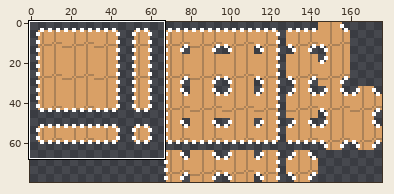
Two versions of one sprite sheet, resources/parchet.png. Above, an overview of the earlier version with the close-up marked.
Close-up. Earlier state:
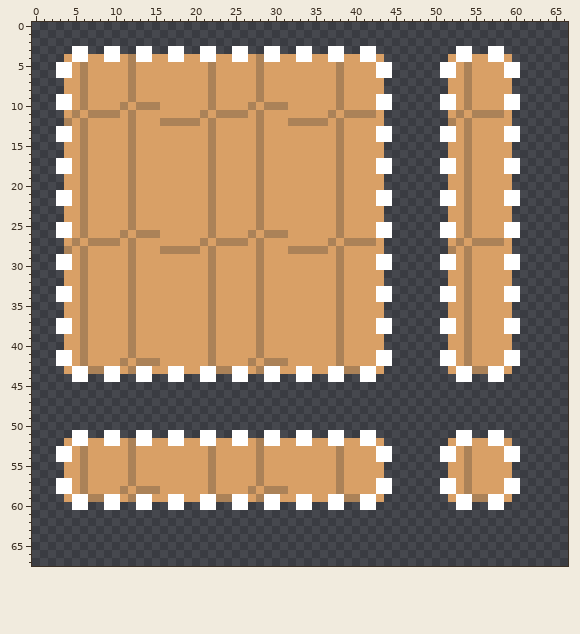
The file is 176x80 pixels. Shown: x 0..66, y 0..67.
Now the later version:
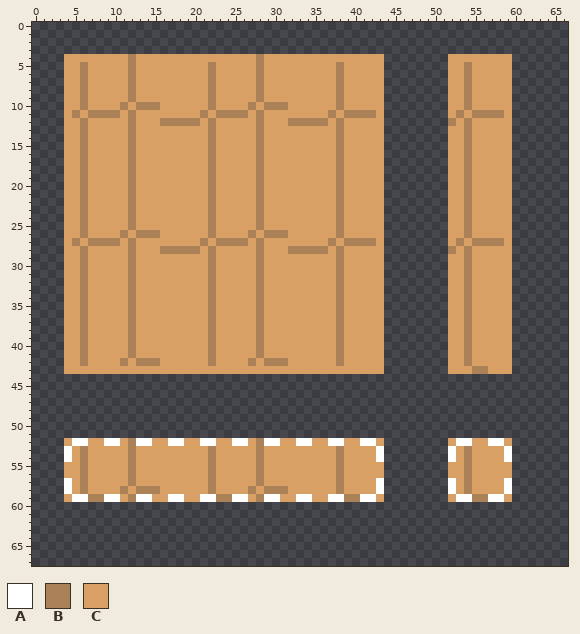
Palette (. is transparent): A #ffffff  B #ab8258  C #d9a066
Change:
@@ x 0..66 @@
  2 ...................................................................
- 3 .....AA..AA..AA..AA..AA..AA..AA..AA..AA..AA..........AA..AA........
- 4 ....CAACCAACBAACCAACCAACCAACBAACCAACCAACCAAC........CAACCAAC.......
- 5 ...AACBCCCCCBCCCCCCCCCBCCCCCBCCCCCCCCCBCCCCAA......AACBCCCCAA......
- 6 ...AACBCCCCCBCCCCCCCCCBCCCCCBCCCCCCCCCBCCCCAA......AACBCCCCAA......
+ 3 ...................................................................
+ 4 ....CCCCCCCCBCCCCCCCCCCCCCCCBCCCCCCCCCCCCCCC........CCCCCCCC.......
+ 5 ....CCBCCCCCBCCCCCCCCCBCCCCCBCCCCCCCCCBCCCCC........CCBCCCCC.......
+ 6 ....CCBCCCCCBCCCCCCCCCBCCCCCBCCCCCCCCCBCCCCC........CCBCCCCC.......
  7 ....CCBCCCCCBCCCCCCCCCBCCCCCBCCCCCCCCCBCCCCC........CCBCCCCC.......
  8 ....CCBCCCCCBCCCCCCCCCBCCCCCBCCCCCCCCCBCCCCC........CCBCCCCC.......
- 9 ...AACBCCCCCBCCCCCCCCCBCCCCCBCCCCCCCCCBCCCCAA......AACBCCCCAA......
-10 ...AACBCCCCBCBBBCCCCCCBCCCCBCBBBCCCCCCBCCCCAA......AACBCCCCAA......
+ 9 ....CCBCCCCCBCCCCCCCCCBCCCCCBCCCCCCCCCBCCCCC........CCBCCCCC.......
+10 ....CCBCCCCBCBBBCCCCCCBCCCCBCBBBCCCCCCBCCCCC........CCBCCCCC.......
 11 ....CBCBBBBCBCCCCCCCCBCBBBBCBCCCCCCCCBCBBBBC........CBCBBBBC.......
-12 ....BCBCCCCCBCCCBBBBBCBCCCCCBCCCBBBBBCBCCCCC........BCBCCCCC.......
-13 ...AACBCCCCCBCCCCCCCCCBCCCCCBCCCCCCCCCBCCCCAA......AACBCCCCAA......
-14 ...AACBCCCCCBCCCCCCCCCBCCCCCBCCCCCCCCCBCCCCAA......AACBCCCCAA......
+12 ....CCBCCCCCBCCCBBBBBCBCCCCCBCCCBBBBBCBCCCCC........BCBCCCCC.......
+13 ....CCBCCCCCBCCCCCCCCCBCCCCCBCCCCCCCCCBCCCCC........CCBCCCCC.......
+14 ....CCBCCCCCBCCCCCCCCCBCCCCCBCCCCCCCCCBCCCCC........CCBCCCCC.......
 15 ....CCBCCCCCBCCCCCCCCCBCCCCCBCCCCCCCCCBCCCCC........CCBCCCCC.......
 16 ....CCBCCCCCBCCCCCCCCCBCCCCCBCCCCCCCCCBCCCCC........CCBCCCCC.......
-17 ...AACBCCCCCBCCCCCCCCCBCCCCCBCCCCCCCCCBCCCCAA......AACBCCCCAA......
-18 ...AACBCCCCCBCCCCCCCCCBCCCCCBCCCCCCCCCBCCCCAA......AACBCCCCAA......
+17 ....CCBCCCCCBCCCCCCCCCBCCCCCBCCCCCCCCCBCCCCC........CCBCCCCC.......
+18 ....CCBCCCCCBCCCCCCCCCBCCCCCBCCCCCCCCCBCCCCC........CCBCCCCC.......
 19 ....CCBCCCCCBCCCCCCCCCBCCCCCBCCCCCCCCCBCCCCC........CCBCCCCC.......
 20 ....CCBCCCCCBCCCCCCCCCBCCCCCBCCCCCCCCCBCCCCC........CCBCCCCC.......
-21 ...AACBCCCCCBCCCCCCCCCBCCCCCBCCCCCCCCCBCCCCAA......AACBCCCCAA......
-22 ...AACBCCCCCBCCCCCCCCCBCCCCCBCCCCCCCCCBCCCCAA......AACBCCCCAA......
+21 ....CCBCCCCCBCCCCCCCCCBCCCCCBCCCCCCCCCBCCCCC........CCBCCCCC.......
+22 ....CCBCCCCCBCCCCCCCCCBCCCCCBCCCCCCCCCBCCCCC........CCBCCCCC.......
 23 ....CCBCCCCCBCCCCCCCCCBCCCCCBCCCCCCCCCBCCCCC........CCBCCCCC.......
 24 ....CCBCCCCCBCCCCCCCCCBCCCCCBCCCCCCCCCBCCCCC........CCBCCCCC.......
-25 ...AACBCCCCCBCCCCCCCCCBCCCCCBCCCCCCCCCBCCCCAA......AACBCCCCAA......
-26 ...AACBCCCCBCBBBCCCCCCBCCCCBCBBBCCCCCCBCCCCAA......AACBCCCCAA......
+25 ....CCBCCCCCBCCCCCCCCCBCCCCCBCCCCCCCCCBCCCCC........CCBCCCCC.......
+26 ....CCBCCCCBCBBBCCCCCCBCCCCBCBBBCCCCCCBCCCCC........CCBCCCCC.......
 27 ....CBCBBBBCBCCCCCCCCBCBBBBCBCCCCCCCCBCBBBBC........CBCBBBBC.......
-28 ....BCBCCCCCBCCCBBBBBCBCCCCCBCCCBBBBBCBCCCCC........BCBCCCCC.......
-29 ...AACBCCCCCBCCCCCCCCCBCCCCCBCCCCCCCCCBCCCCAA......AACBCCCCAA......
-30 ...AACBCCCCCBCCCCCCCCCBCCCCCBCCCCCCCCCBCCCCAA......AACBCCCCAA......
+28 ....CCBCCCCCBCCCBBBBBCBCCCCCBCCCBBBBBCBCCCCC........BCBCCCCC.......
+29 ....CCBCCCCCBCCCCCCCCCBCCCCCBCCCCCCCCCBCCCCC........CCBCCCCC.......
+30 ....CCBCCCCCBCCCCCCCCCBCCCCCBCCCCCCCCCBCCCCC........CCBCCCCC.......
 31 ....CCBCCCCCBCCCCCCCCCBCCCCCBCCCCCCCCCBCCCCC........CCBCCCCC.......
 32 ....CCBCCCCCBCCCCCCCCCBCCCCCBCCCCCCCCCBCCCCC........CCBCCCCC.......
-33 ...AACBCCCCCBCCCCCCCCCBCCCCCBCCCCCCCCCBCCCCAA......AACBCCCCAA......
-34 ...AACBCCCCCBCCCCCCCCCBCCCCCBCCCCCCCCCBCCCCAA......AACBCCCCAA......
+33 ....CCBCCCCCBCCCCCCCCCBCCCCCBCCCCCCCCCBCCCCC........CCBCCCCC.......
+34 ....CCBCCCCCBCCCCCCCCCBCCCCCBCCCCCCCCCBCCCCC........CCBCCCCC.......
 35 ....CCBCCCCCBCCCCCCCCCBCCCCCBCCCCCCCCCBCCCCC........CCBCCCCC.......
 36 ....CCBCCCCCBCCCCCCCCCBCCCCCBCCCCCCCCCBCCCCC........CCBCCCCC.......
-37 ...AACBCCCCCBCCCCCCCCCBCCCCCBCCCCCCCCCBCCCCAA......AACBCCCCAA......
-38 ...AACBCCCCCBCCCCCCCCCBCCCCCBCCCCCCCCCBCCCCAA......AACBCCCCAA......
+37 ....CCBCCCCCBCCCCCCCCCBCCCCCBCCCCCCCCCBCCCCC........CCBCCCCC.......
+38 ....CCBCCCCCBCCCCCCCCCBCCCCCBCCCCCCCCCBCCCCC........CCBCCCCC.......
 39 ....CCBCCCCCBCCCCCCCCCBCCCCCBCCCCCCCCCBCCCCC........CCBCCCCC.......
 40 ....CCBCCCCCBCCCCCCCCCBCCCCCBCCCCCCCCCBCCCCC........CCBCCCCC.......
-41 ...AACBCCCCCBCCCCCCCCCBCCCCCBCCCCCCCCCBCCCCAA......AACBCCCCAA......
-42 ...AACBCCCCBCBBBCCCCCCBCCCCBCBBBCCCCCCBCCCCAA......AACBCCCCAA......
-43 ....CAABBAACBAACCAACCAABBAACBAACCAACCAABBAAC........CAABBAAC.......
-44 .....AA..AA..AA..AA..AA..AA..AA..AA..AA..AA..........AA..AA........
+41 ....CCBCCCCCBCCCCCCCCCBCCCCCBCCCCCCCCCBCCCCC........CCBCCCCC.......
+42 ....CCBCCCCBCBBBCCCCCCBCCCCBCBBBCCCCCCBCCCCC........CCBCCCCC.......
+43 ....CCCCCCCCCCCCCCCCCCCCCCCCCCCCCCCCCCCCCCCC........CCCBBCCC.......
+44 ...................................................................
 45 ...................................................................
@@ x 0..66 @@
 50 ...................................................................
-51 .....AA..AA..AA..AA..AA..AA..AA..AA..AA..AA..........AA..AA........
+51 ...................................................................
 52 ....CAACCAACBAACCAACCAACCAACBAACCAACCAACCAAC........CAACCAAC.......
-53 ...AACBCCCCCBCCCCCCCCCBCCCCCBCCCCCCCCCBCCCCAA......AACBCCCCAA......
-54 ...AACBCCCCCBCCCCCCCCCBCCCCCBCCCCCCCCCBCCCCAA......AACBCCCCAA......
+53 ....ACBCCCCCBCCCCCCCCCBCCCCCBCCCCCCCCCBCCCCA........ACBCCCCA.......
+54 ....ACBCCCCCBCCCCCCCCCBCCCCCBCCCCCCCCCBCCCCA........ACBCCCCA.......
 55 ....CCBCCCCCBCCCCCCCCCBCCCCCBCCCCCCCCCBCCCCC........CCBCCCCC.......
 56 ....CCBCCCCCBCCCCCCCCCBCCCCCBCCCCCCCCCBCCCCC........CCBCCCCC.......
-57 ...AACBCCCCCBCCCCCCCCCBCCCCCBCCCCCCCCCBCCCCAA......AACBCCCCAA......
-58 ...AACBCCCCBCBBBCCCCCCBCCCCBCBBBCCCCCCBCCCCAA......AACBCCCCAA......
+57 ....ACBCCCCCBCCCCCCCCCBCCCCCBCCCCCCCCCBCCCCA........ACBCCCCA.......
+58 ....ACBCCCCBCBBBCCCCCCBCCCCBCBBBCCCCCCBCCCCA........ACBCCCCA.......
 59 ....CAABBAACBAACCAACCAABBAACBAACCAACCAABBAAC........CAABBAAC.......
-60 .....AA..AA..AA..AA..AA..AA..AA..AA..AA..AA..........AA..AA........
+60 ...................................................................
 61 ...................................................................
Where, in picture pixels (left, top, right, bottom), the same in both close-ups:
changed: (56, 46, 392, 382)
changed: (440, 46, 520, 382)
erased: (56, 430, 392, 510)
erased: (440, 430, 520, 510)
